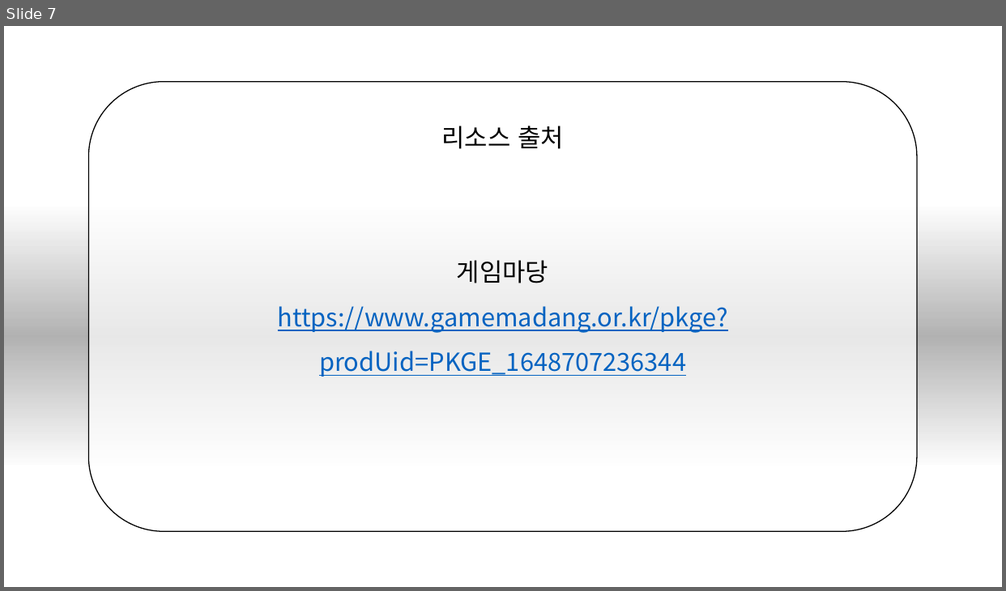
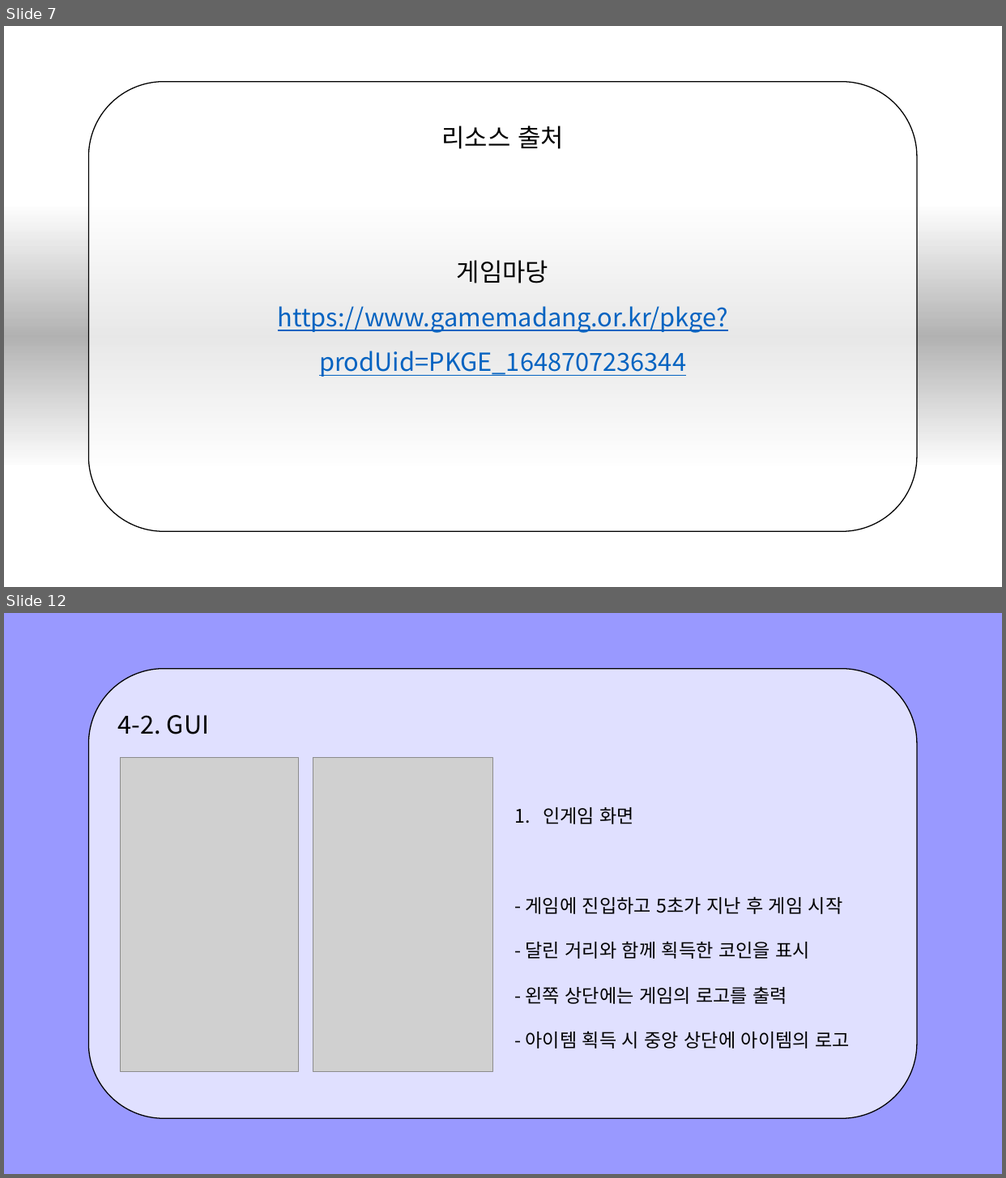
Before and after one commit to pikach-u/2DGP_PIXELJONES, a slide deck: 2DGP 기획발표.pptx. Shown one above the other, each under a label of ours: slide 7 before the commit, slides 7 and 12 after it; the slides between them are not shown. The pictures are 1006x591 and 1006x1178 pixels, drawn with LibreOffice and Linux fonts; fonts in the diff are those of the drawing; grey boxes stand for pictures; background and template pictures are left out. Boxes give left, top, right and bottom in pixels: in the first picture for what was removed or moved away, otherwise in the second. Text is boxed around its words. In the diff, an @@ line names an element or a change of style, - is before the commit and + after.

```diff
--- a/2DGP 기획발표.pptx
+++ b/2DGP 기획발표.pptx
@@ slide 12 added at bbox=[4, 613, 1002, 1174], background #9999FF @@
@@ rounded rectangle added at bbox=[88, 668, 918, 1118], fill #FFFFFF at 70% opacity, outline #000000 1 pt, 24 pt, text #000000 @@
+4-2. GUI
@@ picture added at bbox=[121, 757, 299, 1072] @@
@@ picture added at bbox=[313, 757, 493, 1072] @@
@@ text added at bbox=[526, 807, 850, 1049], 18 pt, text #000000 @@
+1. 인게임 화면
+- 게임에 진입하고 5초가 지난 후 게임 시작
+- 달린 거리와 함께 획득한 코인을 표시
+- 왼쪽 상단에는 게임의 로고를 출력
+- 아이템 획득 시 중앙 상단에 아이템의 로고
```
Also in this commit, not shown: 1 slide changed, 5 other slides added.
